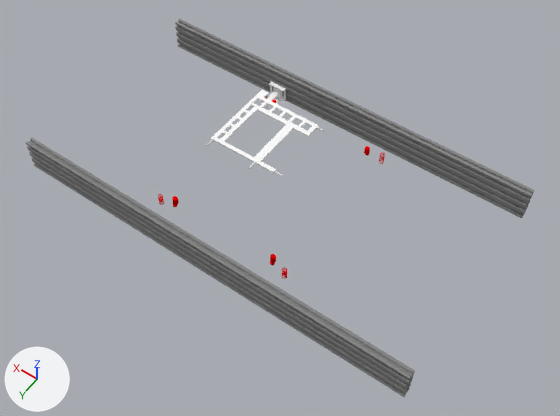
An edit to the Blender file blender/agitator.blend, drawn before and after from the same camera.
Before and after are seen from a 50 mm camera at (-6.72, 9.17, 13.81) aimed at (-0.43, 0.36, -0.03). The axes (+X, +Y, +Z) are drawn at lower left. The lights are the same throughout.

The scene before the commit, as lines of its bpy script (objects in view):
```python
me_cube = bpy.data.meshes.new('Cube')
me_cube.from_pydata(...)  # 26 vertices, 23 faces; spans x 0.0..1.8, y -2.0..0.0, z 0.43..0.58
me_cube.materials.append(mat_material)  # white #ffffff
me_cube_001 = bpy.data.meshes.new('Cube.001')
me_cube_001.from_pydata(...)  # 56 vertices, 61 faces; spans x 1.45..1.9, y -2.515..-1.89, z -0.9..-0.5
me_cube_001.materials.append(mat_material_002)  # white #ffffff
me_cube_003 = bpy.data.meshes.new('Cube.003')
me_cube_003.from_pydata(...)  # 632 vertices, 328 faces; spans x -5.0..5.0, y -2.72..2.71, z 0.0..0.8
me_cube_003.materials.append(mat_material_001)  # grey #8a8a8a
me_plane = bpy.data.meshes.new('Plane')
me_plane.from_pydata([(-5.0, -2.72, 0.0), (5.0, -2.72, 0.0), (-5.0, 2.72, 0.0), (5.0, 2.72, 0.0)], [], [(0, 1, 3, 2)])
me_plane.materials.append(mat_material_006)  # grey #8a8a8a
ob_brackets = bpy.data.objects.new('brackets', me_cube_001)
ob_brackets.location = (0.0, 0.0, 0.9)
_m = ob_brackets.modifiers.new('Boolean', 'BOOLEAN')
_m.object = ob_screwholes1
_m.solver = 'FLOAT'
_m = ob_brackets.modifiers.new('Boolean.001', 'BOOLEAN')
_m.object = ob_subtract3
_m.solver = 'FLOAT'
ob_linearrails = bpy.data.objects.new('linearrails', me_cube_003)
ob_linearrails.location = (0.0, 0.0, 0.0)
ob_plane = bpy.data.objects.new('Plane', me_plane)
ob_plane.location = (0.0, 0.0, 0.0)
ob_plane.hide_viewport = True
ob_shakeframe = bpy.data.objects.new('shakeframe', me_cube)
ob_shakeframe.location = (0.0, 0.0, 0.0)
_m = ob_shakeframe.modifiers.new('Boolean', 'BOOLEAN')
_m.object = ob_wellplates
_m.solver = 'FLOAT'
_m = ob_shakeframe.modifiers.new('Boolean.001', 'BOOLEAN')
_m.object = ob_screwholes2
_m.solver = 'FLOAT'
_m = ob_shakeframe.modifiers.new('Boolean.002', 'BOOLEAN')
_m.object = ob_pinholes
_m.solver = 'FLOAT'
```
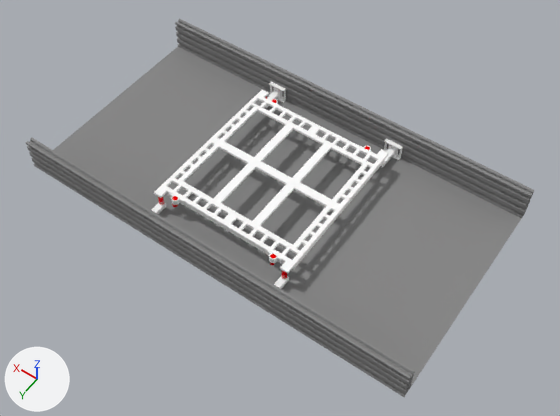
Boxes [x1, y1, x2, y2] around the edits, measured in the pictures (560 x 416 px):
'Plane', shown: after [53, 47, 524, 394]
'shakeframe', modifiers changed (119% wider, 118% taller): before [211, 90, 318, 174]; after [154, 90, 389, 274]
'brackets', modifiers changed: before [261, 82, 286, 108]; after [151, 82, 403, 289]

The change in detail:
Object 'Plane' (ob_plane) is now shown.
Object 'shakeframe' (ob_shakeframe) gains a MIRROR modifier named 'Mirror'.
Modifier setting: use_axis = (True, True, False).
Object 'brackets' (ob_brackets) gains a MIRROR modifier named 'Mirror'.
Modifier setting: use_axis = (True, True, False).
